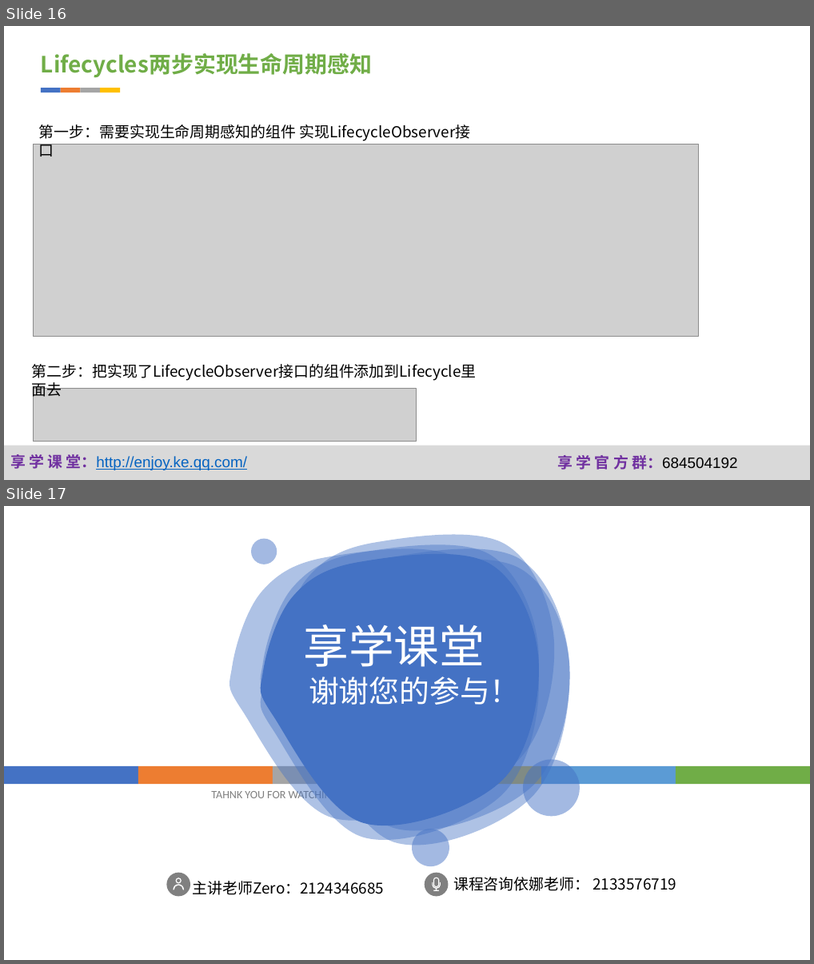
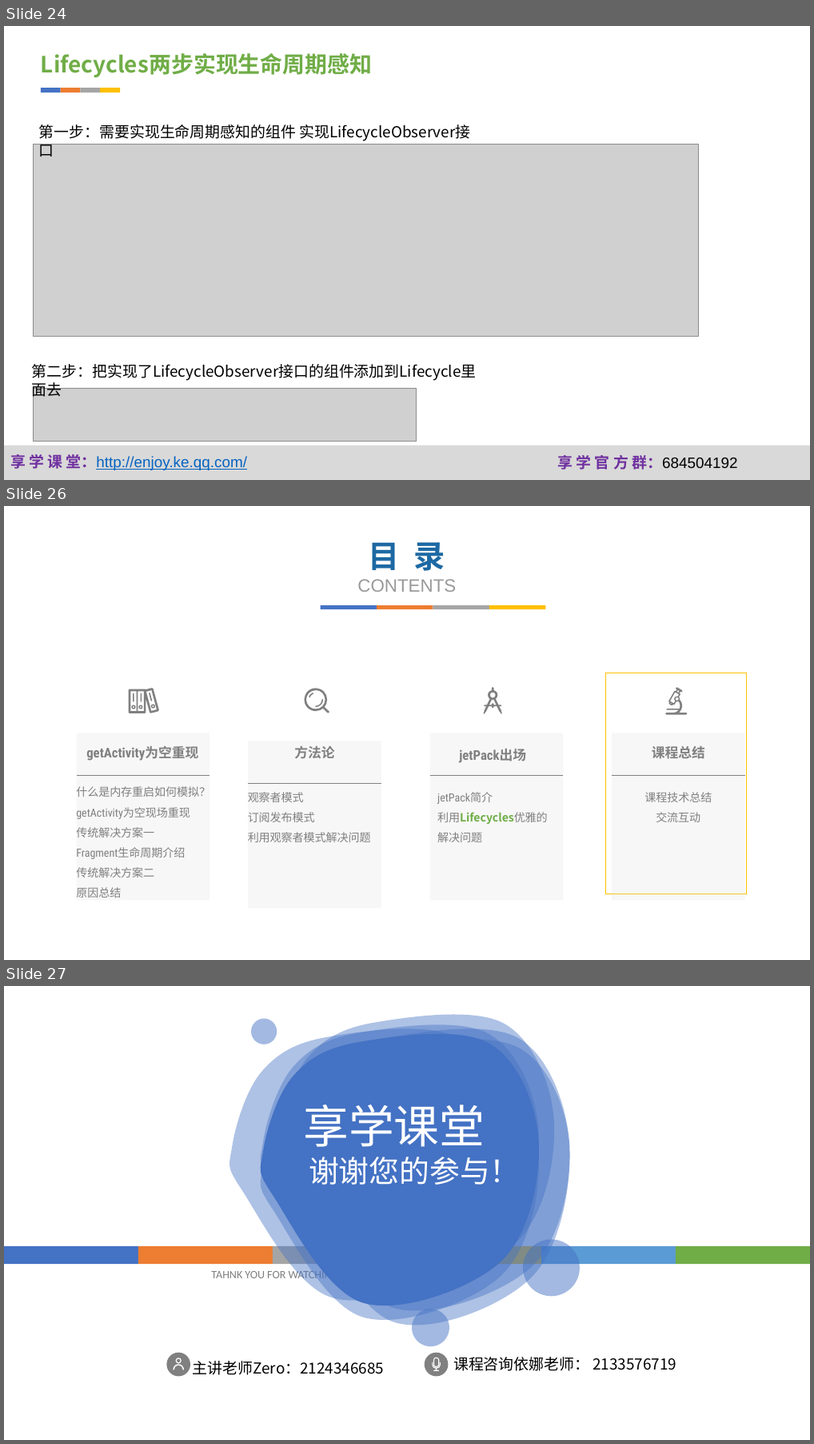
Before and after one commit to fanzhangvip/xiangxue, a slide deck: pre/Android Fragment爬坑记.pptx. Shown one above the other, each under a label of ours: slides 16 and 17 before the commit, slides 24, 26 and 27 after it; the slides between them are not shown. The pictures are 814x964 and 814x1444 pixels, drawn with LibreOffice and Linux fonts; fonts in the diff are those of the drawing; grey boxes stand for pictures; background and template pictures are left out. Boxes give left, top, right and bottom in pixels: in the first picture for what was removed or moved away, otherwise in the second. Text is boxed around its words. In the diff, an @@ line names an element or a change of style, - is before the commit and + after.

```diff
--- a/pre/Android Fragment爬坑记.pptx
+++ b/pre/Android Fragment爬坑记.pptx
@@ slide 26 added at (x1=4, y1=506, x2=810, y2=960), background #FFFFFF @@
@@ text added at (x1=358, y1=542, x2=456, y2=592), 21.4 pt, text #999999 @@
+目 录
+CONTENTS
@@ group added at (x1=320, y1=605, x2=546, y2=609): 4 rectangles @@
@@ rectangle added at (x1=606, y1=673, x2=747, y2=894), outline #FFC000 1 pt @@
@@ freeform shape added at (x1=129, y1=688, x2=159, y2=713), fill #808080 @@
@@ freeform shape added at (x1=305, y1=688, x2=330, y2=713), fill #808080 @@
@@ freeform shape added at (x1=484, y1=687, x2=502, y2=714), fill #808080 @@
@@ freeform shape added at (x1=666, y1=687, x2=687, y2=715), fill #808080 @@
@@ rectangle added at (x1=77, y1=733, x2=210, y2=900), fill #D9D9D9 at 20% opacity @@
@@ rectangle added at (x1=249, y1=740, x2=382, y2=908), fill #D9D9D9 at 20% opacity @@
@@ rectangle added at (x1=430, y1=733, x2=564, y2=900), fill #D9D9D9 at 20% opacity @@
@@ rectangle added at (x1=612, y1=733, x2=746, y2=900), fill #D9D9D9 at 20% opacity @@
@@ text added at (x1=86, y1=746, x2=198, y2=760), 16 pt, text #808080, bold @@
+getActivity为空重现
@@ text added at (x1=294, y1=746, x2=334, y2=759), 16 pt, text #808080, bold @@
+方法论
@@ text added at (x1=459, y1=748, x2=526, y2=763), 16 pt, text #808080, bold @@
+jetPack出场
@@ text added at (x1=652, y1=746, x2=706, y2=759), 16 pt, text #808080, bold @@
+课程总结
@@ text added at (x1=76, y1=786, x2=210, y2=897), 13.3 pt, text #808080 @@
+什么是内存重启如何模拟？
+getActivity为空现场重现
+传统解决方案一
+Fragment生命周期介绍
+传统解决方案二
+原因总结
@@ line added from (77, 776) to (210, 776), #808080 0.5 pt @@
@@ text added at (x1=248, y1=792, x2=371, y2=842), 13.3 pt, text #808080 @@
+观察者模式
+订阅发布模式
+利用观察者模式解决问题
@@ line added from (249, 783) to (382, 783), #808080 0.5 pt @@
@@ line added from (430, 776) to (563, 776), #808080 0.5 pt @@
@@ text added at (x1=438, y1=792, x2=548, y2=824), 13.3 pt, text #808080 @@
+jetPack简介
+利用Lifecycles优雅的解决问题
@@ line added from (612, 776) to (746, 776), #808080 0.5 pt @@
@@ text added at (x1=645, y1=792, x2=712, y2=822), 13.3 pt, text #808080 @@
+课程技术总结
+交流互动
@@ what was slide 16 is now slide 24 @@
@@ what was slide 17 is now slide 27 @@
```
Also in this commit, not shown: 8 slides changed, 9 other slides added, 12 other files.
